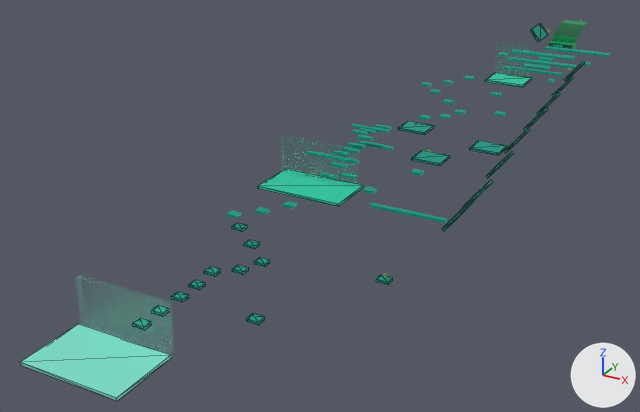
Renders of the glTF model assets/level2.glb from each side of a commit.
The view is the same before and after, from a 50 mm lens placed at (208.0, -907.0, 191.0), pointed at (-87.0, -370.0, -77.0). The lights are fixed; the arrows at lower right show +X, +Y and +Z. Mesh edges are drawn as thin lines on the coarser meshes. Where no turn or scale is listed for an object, it has been applied to the vertices.

In view in the first picture: 'Checkpoint', 'End', 'Ramp.001'.
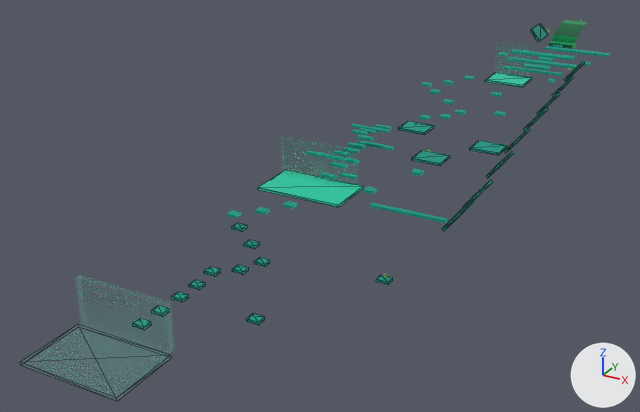
ob_checkpoint_002 is not drawn itself; it is the parent of ob_checkpoint, ob_checkpoint_wall.

Where the change shows, as pixel boxes (x1, y1, x2, y2) in the pictures (640 x 412 px):
'End', recoloured: (20, 324, 172, 401) in both
'Checkpoint', moved: before (258, 169, 364, 206); after (258, 170, 364, 207)

Diff of the bpy script that builds the scene:
```diff
--- a/assets/level2.glb.py
+++ b/assets/level2.glb.py
@@ me_cube_004 @@
 me_cube_004.from_pydata(...)  # 8 vertices, 12 faces; spans x -32.3..32.3, y -21.6..21.6, z -0.9..0.9
-me_cube_004.materials.append(mat_wall)  # picture img_resurrect_64_32x
+me_cube_004.materials.append(mat_checkpoint)
@@ ob_checkpoint_002 @@
 ob_checkpoint_002 = bpy.data.objects.new('Checkpoint.002', None)
-ob_checkpoint_002.location = (-78.51, -399.1, -49.44)
+ob_checkpoint_002.location = (-78.51, -399.1, -50.38)
 ob_checkpoint_002.scale = (7.43, 10.7, 1.0)
```
